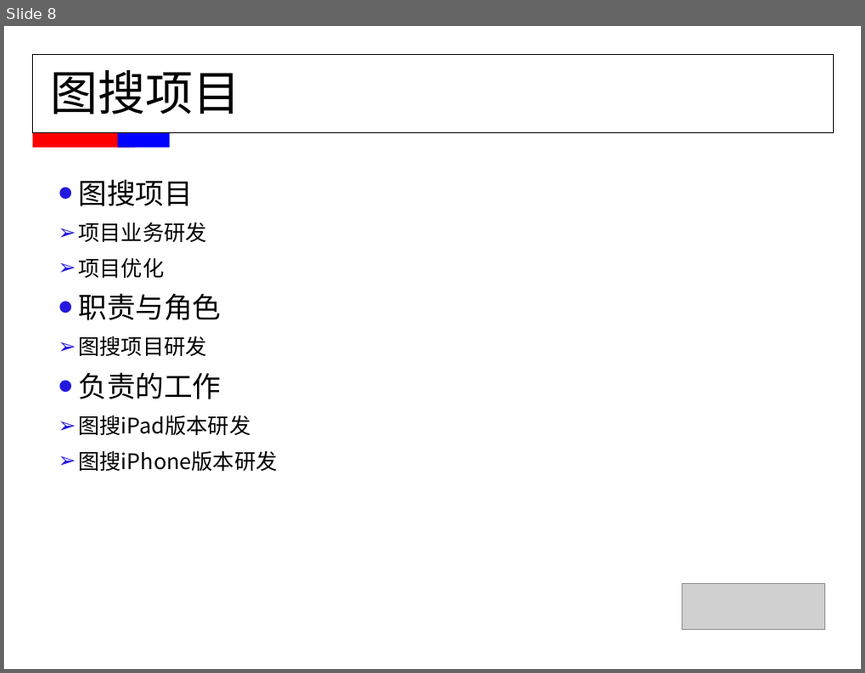
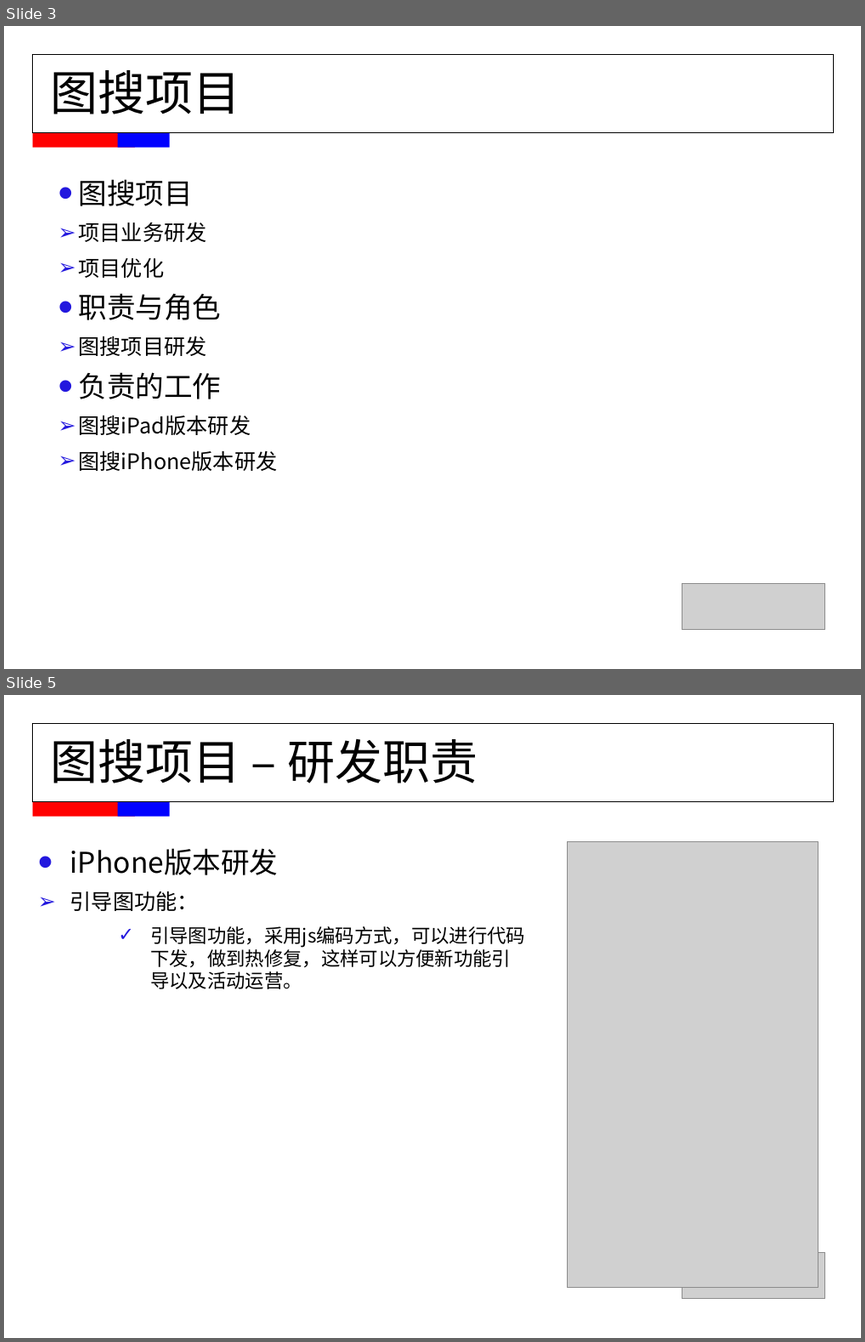
Before and after one commit to FridayAndHoliday/ElenaCodeManager, a slide deck: document/MMS职称评定-董伟平.ppt. Shown one above the other, each under a label of ours: slide 8 before the commit, slides 3 and 5 after it; the slides between them are not shown. The pictures are 865x673 and 865x1342 pixels, drawn with LibreOffice and Linux fonts; fonts in the diff are those of the drawing; grey boxes stand for pictures. Boxes give left, top, right and bottom in pixels: in the first picture for what was removed or moved away, otherwise in the second. Text is boxed around its words. In the diff, an @@ line names an element or a change of style, - is before the commit and + after.

```diff
--- a/document/MMS职称评定-董伟平.ppt
+++ b/document/MMS职称评定-董伟平.ppt
@@ slide 5 added at bbox=[4, 695, 861, 1338], background #FFFFFF @@
@@ rectangle added at bbox=[32, 723, 834, 802], outline #000000 0.74 pt @@
@@ title added at bbox=[51, 739, 477, 783], 40 pt, text #000000 @@
+图搜项目 – 研发职责
@@ rectangle added at bbox=[32, 802, 134, 817], fill #FF0000 @@
@@ rectangle added at bbox=[118, 802, 170, 817], fill #0000FF @@
@@ picture added at bbox=[567, 841, 818, 1287] @@
@@ text added at bbox=[70, 848, 525, 989], 16 pt, text #000000 @@
+  • iPhone版本研发
+  ➢ 引导图功能：
+    ✓ 引导图功能，采用js编码方式，可以进行代码下发，做到热修复，这样可以方便新功能引导以及活动运营。
@@ picture added at bbox=[682, 1252, 826, 1299] @@
@@ what was slide 8 is now slide 3 @@
```
Also in this commit, not shown: 4 slides changed, 1 other slide added, 2 slides removed.
